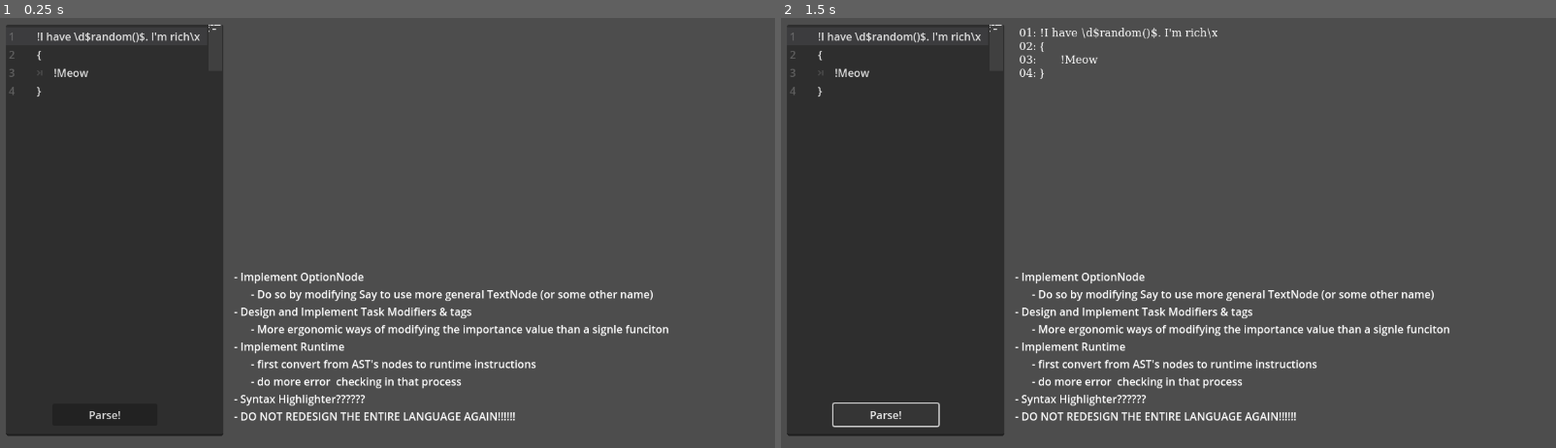
Above: before the commit, frames 1-2 (left to right).
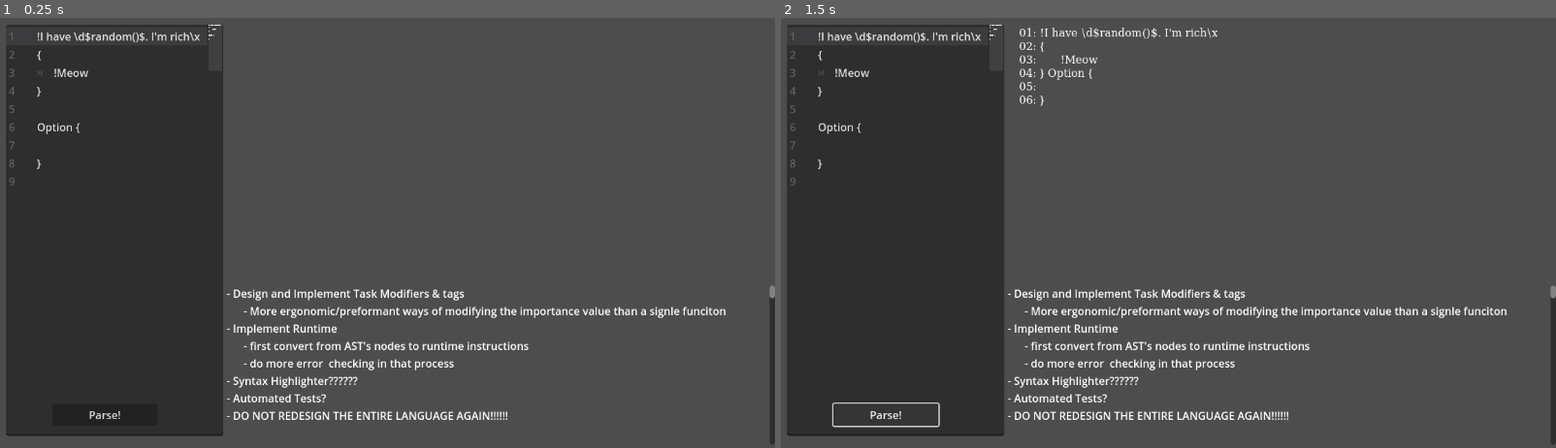
Above: after the commit, the same moments.

Repository: Qualia765/dialoge-system
Game: Godot game, scene res://main.tscn
The game is run twice, just before and just after one commit, with the same random seed, the same clock (stepped at 60 frames per second) and the same inputs.
Inputs:
- Up to frame 1 (0.25 s): no input
- Up to frame 2 (1.5 s): click "Parse!" at 0.5 s; click "Parse!" at 1.25 s

The runs differ from the first frame. In frame 1, 4.5% of the frame differs, in the area x 1-100%, y 3-100%; in frame 2, 4.6%.

Commit message:
Finish Parser, write documentation, start brainstorming runtime

Diff:
--- a/main.tscn
+++ b/main.tscn
@@ -25,7 +25,12 @@
 text = "!I have \\d$random()$. I'm rich\\x
 {
 	!Meow
-}"
+}
+
+Option {
+
+}
+"
 placeholder_text = "!Haiiiiii World\\x"
 minimap_draw = true
 minimap_width = 20
@@ -69,20 +74,206 @@
 offset_right = 1127.0
 offset_bottom = 427.0
 
-[node name="Label3" type="Label" parent="."]
-layout_mode = 0
-offset_left = 348.0
-offset_top = 381.0
-offset_right = 1139.0
-offset_bottom = 631.0
-text = "- Implement OptionNode
-      - Do so by modifying Say to use more general TextNode (or some other name)
-- Design and Implement Task Modifiers & tags
-      - More ergonomic ways of modifying the importance value than a signle funciton
+[node name="ScrollContainer" type="ScrollContainer" parent="."]
+layout_mode = 0
+offset_left = 337.32
+offset_top = 406.0
+offset_right = 1152.0
+offset_bottom = 643.0
+horizontal_scroll_mode = 0
+
+[node name="Label4" type="Label" parent="ScrollContainer"]
+custom_minimum_size = Vector2(50, 50)
+layout_mode = 2
+size_flags_horizontal = 3
+text = "- Design and Implement Task Modifiers & tags
+      - More ergonomic/preformant ways of modifying the importance value than a signle funciton
 - Implement Runtime
       - first convert from AST's nodes to runtime instructions
       - do more error  checking in that process
 - Syntax Highlighter??????
-- DO NOT REDESIGN THE ENTIRE LANGUAGE AGAIN!!!!!!"
+- Automated Tests?
+- DO NOT REDESIGN THE ENTIRE LANGUAGE AGAIN!!!!!!
+
+
+
+
+
+======= Documentation ==========
+General infoz:
+A dialogue system - designed for utility AI agents
+allowing any thing to be interupted at any moment and handle that gracefully
+Does not use ;
+When you get an error message, the first is definitly accurate - after than there is a good chance its meaningless
+
+
+
+====Scope====
+Anything inside a block { } is scoped the same (even if in oposite order)
+Something defined inside a block is not accessable from something outside the block
+Shadowing is illegal
+
+
+
+====Comments=====
+// single line comment
+/* block comment */
+{
+	// block scope
+}
+
+
+====Run code====
+// no return value wanted here
+$foo()
+$bar()$ $qux()$
+$#cheese$ // will only be called the first time
+
+// do have blocking code in the gdscript!!!
+
+
+====Await====
+Await $signal_name$
+Will await for the signal
+But will also continue to process utilities of other task
+So if needs to be interupted with a higher priority task, will do that and stop worring about the signal
+
+
+
+====Say====
+!Say this stuff
+!Use GDscript to say a random number: $random()$
+!Use \\d for dollar signs and \\x for explanation points
+!This is!  !Two different says!
+
+
+
+
+
+====Control Flow====
+If $condition$ {
+	!Condition is true
+} else {
+	!Condition is false
+}
+If $condition2$ !Condition2 is true! else !Condition2 is false!
+
+// Note all key words use TitleCase
+
+!This will loop
+Loop {
+	!forever
+	!and
+}
+
+While $condition3$ {}
+Until $condition4$ {}
+
+Loop {
+	// foo will be called each iteration
+	$foo()
+	// bar will only be called once
+	// if the value from bar is used by something, it will be cached and reused each following time for the rest of eternity
+	$#bar()
+}
+
+Once {
+	!This will happen the first time
+} Else {
+	!This will happen every other time
+}
+
+
+====Tasks====
+// Tasks are like functions, but the happen and interupt each other as the utility AI does its magics
+
+Task generic_task_name 15 {
+	!15 is the \"importance\" of the task?
+	!Higher importance means it will go before a task of a lower importance
+	// GDscript can be used instead of fixed number
+	//Task generic_task_name $15 + sin(time * 6.283) * 2$ {
+
+	!At this point if the task got interupted when it comes back, it will go back to the begining
+	TaskCheckpoint {}
+	!Now the task will return to this point
+
+   // If saying AAA then interacted (will say BBB) then switch task, then switch back (require interaction till get back to AA then BBB)
+	// Interact again will say DDD
+	//if lose interset in task then return
+	// instead of going directly to DDD, will first say CCC
+	!AAA
+	!BBB
+	TaskCheckpoint !CCC
+	!DDD
+
+	TaskCheckpoint {
+		!This works to
+		!obvs
+	}
+
+	if $should_end_early$
+		TaskEnd // Like return
+
+	!When a task is ended, it will immediatly switch to anouther task, and never consider this task again
+
+	!The end of the Task has an implicit TaskEnd
+}
+
+// all that code does not do anything until the task is added
+
+TaskAdd generic_task_name
+// If that task has a priority higher than the current task, it will immediatly switch to it
+
+
+====Tags====
+// Tags provide extra infoz to the instruction in scope after it
+// They can be used to mark which character says a specific line, the facial expression for a given line
+// They can also be used to temporarily override the priority of a some lines
+// the tag_name
+
+Tag tag_name Value
+// foo will be called each time the tagged thing needs to access it
+Tag tag_name2 $foo()$
+// bar will be called once, then the value will be reused each time
+Tag tag_name3 $#bar()$
+!foo and bar will be called when this line here executes
+!only foo is called, value from bar is reused
+
+{
+	Tag tag_name4 $this_will_never_be_called()$
+}
+
+
+Tag Expression Happy
+!Happy
+{
+	!Happy
+	Tag Expression Sad
+	!Sad
+}
+!Happy
+if $condition$
+	Tag expression Angry
+!Still happy (Tag still happened in scope)
+
+How tags are applied is evaluated before runtime - you cant do any fancy, apply tag A or B depending on a situation - if you need that use a tag that has a GDscript evaluation
+
+
+
+====Importance Tag====
+// it takes no other task with importance >500 to switch to this task
+Task task_name 500 {
+	Tag importance 509
+	!Stay in this task unless a task of over 509 comes up
+	{
+		Tag importance 704
+		!This is of greater importance to say in one go
+		TaskCheckpoint {} // Put the checkpoint instead of of the thing
+	}
+	!The importance is now 509 again, if there was a task of 601 or whatever, it would eject after this message
+	TaskEnd
+}"
+autowrap_mode = 3
+tab_stops = PackedFloat32Array(32)
 
 [connection signal="pressed" from="Button" to="." method="_on_button_pressed"]
--- a/new_new_ast.gd
+++ b/new_new_ast.gd
@@ -103,8 +103,7 @@
 		else:
 			var instruct = parse_instruct_name()
 			match instruct:
-				"Option":
-					assert(false, "todo")
+				"Option": node = OptionNode.new()
 				"Task": node = TaskNode.new()
 				"TaskAdd": node = TaskAddNode.new()
 				"TaskEnd": node = TaskEndNode.new()
@@ -115,6 +114,8 @@
 				"Loop": node = LoopNode.new()
 				"While": node = WhileNode.new()
 				"Until": node = UntilNode.new()
+				"Once": node = OnceNode.new()
+				"Await": node = AwaitNode.new()
 				_:
 					add_error(str("Unknown Instruction '", instruct, "'"))
 					return
@@ -132,11 +133,11 @@
 
 
 
-
 @abstract class AstNode:
 	var depth: int = 0
 	@abstract func parse(state: ParseState) -> void
 	@abstract func _to_string() -> String
+
 
 
 static func indent_string(input: String) -> String:
@@ -151,6 +152,7 @@
 	return result
 
 
+
 class RootNode extends AstNode:
 	var nodes: Array[AstNode] = []
 	func parse(state: ParseState) -> void:
@@ -172,6 +174,7 @@
 		return result.rstrip(" \t\n")
 
 
+
 class BlockNode extends AstNode:
 	var nodes: Array[AstNode] = []
 	func parse(state: ParseState) -> void:
@@ -195,7 +198,7 @@
 
 
 
-class SayNode extends AstNode:
+class TextNode extends AstNode:
 	var msg_parts: Array[String] = []
 	var code_parts: Array[String] = []
 
@@ -219,7 +222,7 @@
 		state.text = state.text.substr(1) # to deal with ! or \n
 
 	func _to_string() -> String:
-		var result: String = "!"
+		var result: String = ""
 		var index: int = 0
 		while true:
 			if index >= len(msg_parts): break
@@ -227,9 +230,17 @@
 			if index >= len(code_parts): break
 			result += code_parts[index].replace("\n", "\\n").replace("$", "\\d").replace("!", "\\x") + "$"
 			index += 1
-		result[len(result)-1] = "\n"
-		return result
-
+		return result.substr(0, len(result) - 1)
+
+
+
+class SayNode extends AstNode:
+	var text_node: TextNode
+	func parse(state: ParseState) -> void:
+		text_node = TextNode.new()
+		text_node.parse(state)
+	func _to_string() -> String:
+		return str("!", text_node, "\n")
 
 class CommentNode extends AstNode:
 	var msg: String = ""
@@ -273,17 +284,9 @@
 class TaskCheckpointNode extends AstNode:
 	var node: AstNode
 	func parse(state: ParseState) -> void:
-		state.lstrip_half()
-		if state.text.is_empty(): return
-		if state.text[0] == "\n":
-			node = null
-		else:
-			node = state.parse_instruct_node()
-	func _to_string() -> String:
-		if node == null:
-			return "TaskCheckpoint\n"
-		else:
-			return "TaskCheckpoint " + NewNewAST.add_new_line_if_not_at_end_already(str(node))
+		node = state.parse_instruct_node()
+	func _to_string() -> String:
+		return "TaskCheckpoint " + NewNewAST.add_new_line_if_not_at_end_already(str(node))
 
 class IfNode extends AstNode:
 	var node: AstNode
@@ -295,6 +298,21 @@
 		node = state.parse_instruct_node()
 	func _to_string() -> String:
 		return NewNewAST.add_new_line_if_not_at_end_already(str("If ", condition, node))
+
+class AwaitNode extends AstNode:
+	var code: String
+	func parse(state: ParseState) -> void:
+		state.lstrip()
+		if state.text.is_empty():
+			state.add_error("Expected $, but found end of file")
+			return
+		if state.text[0] != "$":
+			state.add_error(str("Expected $, but found ", state.text[0]))
+			return
+		state.text = state.text.substr(1)
+		code = state.parse_gdscript()
+	func _to_string() -> String:
+		return str("Await $", code, "$\n")
 
 class ValueOrGDScriptNode extends AstNode:
 	var isCode: bool = false
@@ -333,6 +351,14 @@
 	func _to_string() -> String:
 		return "Loop " + NewNewAST.add_new_line_if_not_at_end_already(str(node))
 
+class OnceNode extends AstNode:
+	var node: AstNode
+	func parse(state: ParseState) -> void:
+		state.lstrip()
+		node = state.parse_instruct_node()
+	func _to_string() -> String:
+		return "Once " + NewNewAST.add_new_line_if_not_at_end_already(str(node))
+
 class WhileNode extends AstNode:
 	var node: AstNode
 	var condition: ValueOrGDScriptNode
@@ -397,7 +423,7 @@
 	func parse(state: ParseState) -> void:
 		state.lstrip()
 		if state.text.is_empty():
-			state.add_error("Expected task name, importance, and node but found end of file")
+			state.add_error("Expected tag name, importance, and node but found end of file")
 			return
 		tag_name = state.parse_name()
 		value = ValueOrGDScriptNode.new()
@@ -405,5 +431,56 @@
 	func _to_string() -> String:
 		return str("Task ", tag_name, " ", value, " ")
 
-#class OptionNode extends AstNode:
-	#var option_names
+
+
+class OptionNode extends AstNode:
+	var option_names: Array[TextNode] = []
+	var blocks: Array[BlockNode] = []
+
+	func parse(state: ParseState) -> void:
+		state.lstrip()
+		if state.text.is_empty():
+			state.add_error("Expected {, but found end of file")
+			return
+		if state.text[0] != "{":
+			state.add_error(str("Expected {, but found ", state.text[0]))
+			return
+		state.text = state.text.substr(1)
+		while true:
+			state.lstrip()
+			if state.text.is_empty():
+				state.add_error("Expected ! or } in Option, but found end of file")
+				return
+			if state.text[0] == "!":
+				state.text = state.text.substr(1)
+				var success = parse_part(state)
+				if not success: return
+			elif state.text[0] == "}":
+				state.text = state.text.substr(1)
+				return
+			else:
+				state.add_error(str("Expected ! or } in option block, but found ", state.text[0]))
+				return
+
+	func parse_part(state: ParseState) -> bool:
+		var option_name: TextNode = TextNode.new()
+		option_name.parse(state)
+		option_names.push_back(option_name)
+		state.lstrip()
+		if state.text.is_empty():
+				state.add_error("Expected { in Option, but found end of file")
+				return false
+		if state.text[0] != "{":
+			state.add_error(str("Expected {, but found ", state.text[0]))
+			return false
+		state.text = state.text.substr(1)
+		var block: BlockNode = BlockNode.new()
+		block.parse(state)
+		blocks.push_back(block)
+		return true
+
+	func _to_string() -> String:
+		var result: String = ""
+		for index in range(len(blocks)):
+			result += str("!", option_names[index], "! ", blocks[index], "\n")
+		return str("Option {\n", NewNewAST.indent_string(result.rstrip(" \t\n")), "\n} ")
--- /dev/null
+++ b/new_new_runtime.gd
@@ -0,0 +1,32 @@
+extends RefCounted
+
+# The big question
+# Should multiple agents all use different runtimes, or all use the same runtime?
+
+# Instructions to have:
+# Root
+# Say
+# Option
+# GDscript node
+# await GDscript
+# Loop/while/until
+# If/else
+# Once/else
+# Add Task
+# Checkpoint ?
+# EndTask ?
+
+# Other classes:
+# State
+# Cached GDscript
+# AdvancedString
+# Task
+
+# Data to consern oneself with:
+# Once - Instruction
+# Cached GDscript results - Specific Class
+# All the tasks - Global
+# The active tasks - State
+# The current line in the current task - State
+# What we are awaiting on - State
+# The tags for a given - Instruction
Not shown, added: new_new_runtime.gd.uid
